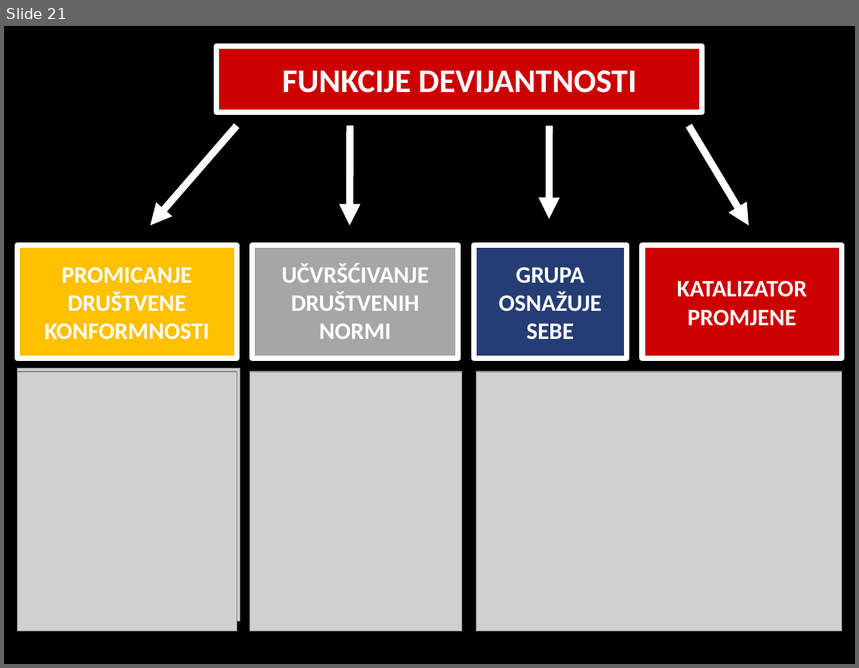
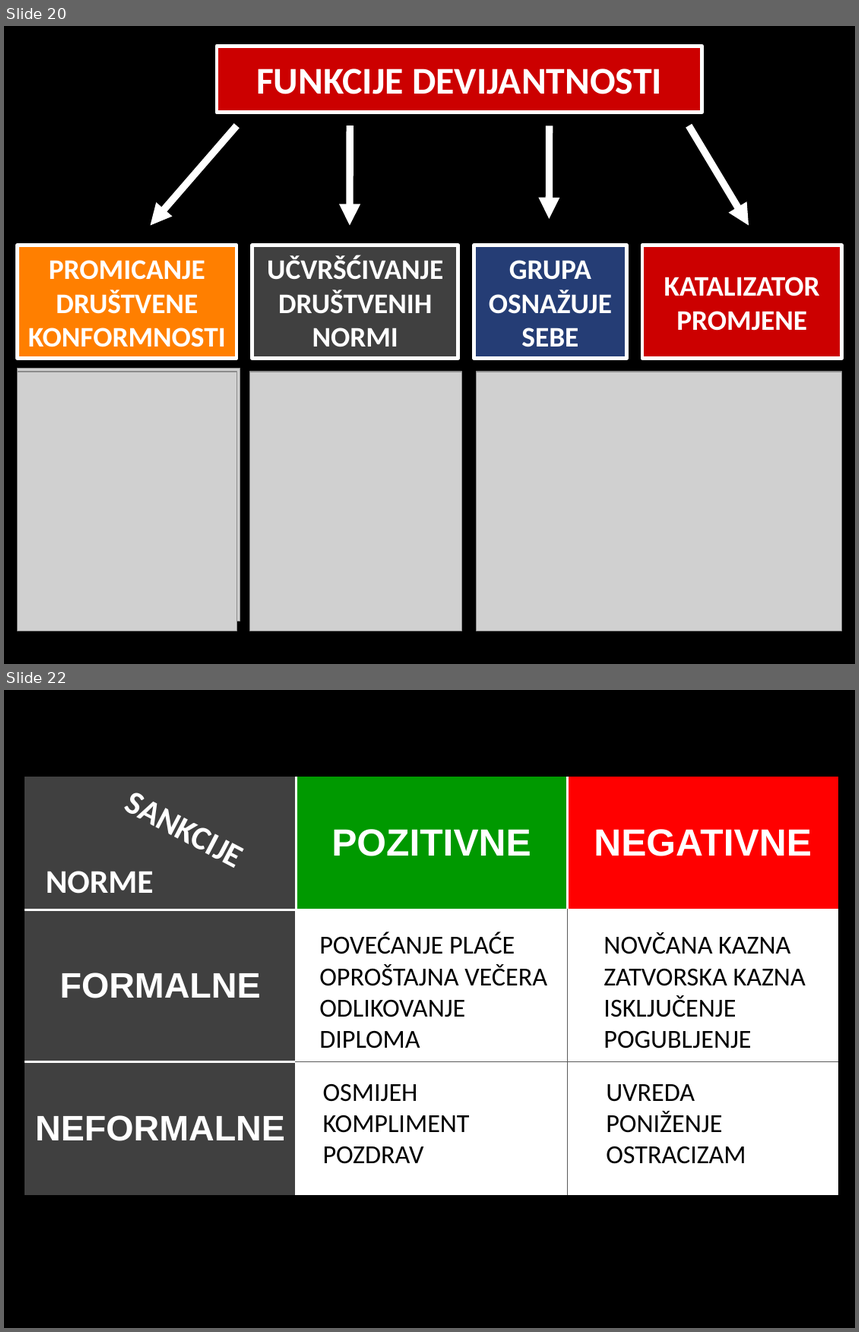
Before and after one commit to srednja-skola/sociologija, a slide deck: data/pptx/005_socijalizacija_i_identitet.pptx. Shown one above the other, each under a label of ours: slide 21 before the commit, slides 20 and 22 after it; the slides between them are not shown. The pictures are 859x668 and 859x1332 pixels, drawn with LibreOffice and Linux fonts; fonts in the diff are those of the drawing; grey boxes stand for pictures. Boxes give left, top, right and bottom in pixels: in the first picture for what was removed or moved away, otherwise in the second. Text is boxed around its words. In the diff, an @@ line names an element or a change of style, - is before the commit and + after.

```diff
--- a/data/pptx/005_socijalizacija_i_identitet.pptx
+++ b/data/pptx/005_socijalizacija_i_identitet.pptx
@@ slide 22 added at box(4, 690, 855, 1328), background #000000 @@
@@ table added at box(25, 777, 839, 1195), 3 rows, 3 columns @@
+ | POZITIVNE | NEGATIVNE
+FORMALNE |  | 
+NEFORMALNE |  | 
@@ text added at box(110, 773, 305, 906), 28 pt, text #FFFFFF, bold @@
+SANKCIJE
@@ text added at box(46, 871, 154, 894), 28 pt, text #FFFFFF, bold @@
+NORME
@@ text added at box(319, 932, 547, 1049), 22 pt, text #000000 @@
+POVEĆANJE PLAĆE
+OPROŠTAJNA VEČERA
+ODLIKOVANJE
+DIPLOMA
@@ text added at box(604, 932, 806, 1049), 22 pt, text #000000 @@
+NOVČANA KAZNA
+ZATVORSKA KAZNA
+ISKLJUČENJE
+POGUBLJENJE
@@ text added at box(323, 1084, 470, 1164), 22 pt, text #000000 @@
+OSMIJEH
+KOMPLIMENT
+POZDRAV
@@ text added at box(606, 1084, 746, 1164), 22 pt, text #000000 @@
+UVREDA
+PONIŽENJE
+OSTRACIZAM
@@ what was slide 21 is now slide 20 @@
@@ slide 20 changed as well @@
@@ rectangle "FUNKCIJE DEVIJANTNOSTI" at box(217, 46, 702, 112): size 28 to 32 pt; outline #FFFFFF 4.5 pt to #FFFFFF 3 pt @@
@@ rectangle "PROMICANJE DRUŠTVENE KONFORMNOSTI" at box(18, 246, 237, 359): size 20 to 24 pt; fill #FFC000 to #FF7F00; outline #FFFFFF 4.5 pt to #FFFFFF 3 pt @@
@@ rectangle "UČVRŠĆIVANJE DRUŠTVENIH NORMI" at box(253, 246, 458, 359): size 20 to 24 pt; fill #A6A6A6 to #404040; outline #FFFFFF 4.5 pt to #FFFFFF 3 pt @@
@@ rectangle "GRUPA OSNAŽUJE SEBE" at box(474, 246, 627, 359): size 20 to 24 pt; outline #FFFFFF 4.5 pt to #FFFFFF 3 pt @@
@@ rectangle "KATALIZATOR PROMJENE" at box(642, 246, 842, 359): size 20 to 24 pt; outline #FFFFFF 4.5 pt to #FFFFFF 3 pt @@
```
Also in this commit, not shown: 17 other slides changed, 4 other slides added, 3 slides removed.
